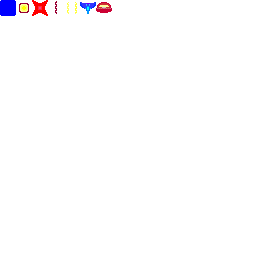
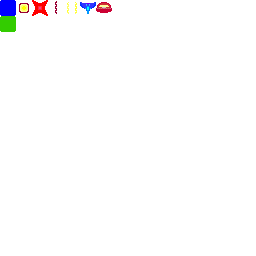
Layer changes from the first (256, 256) image to the second:
added layer "block-green" above "Background" over [0, 16, 16, 32]
